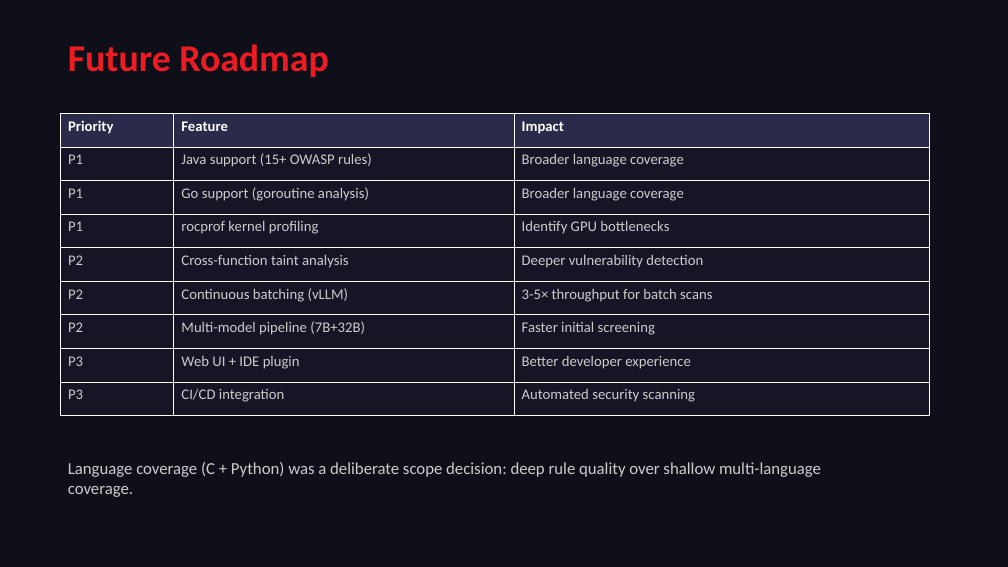
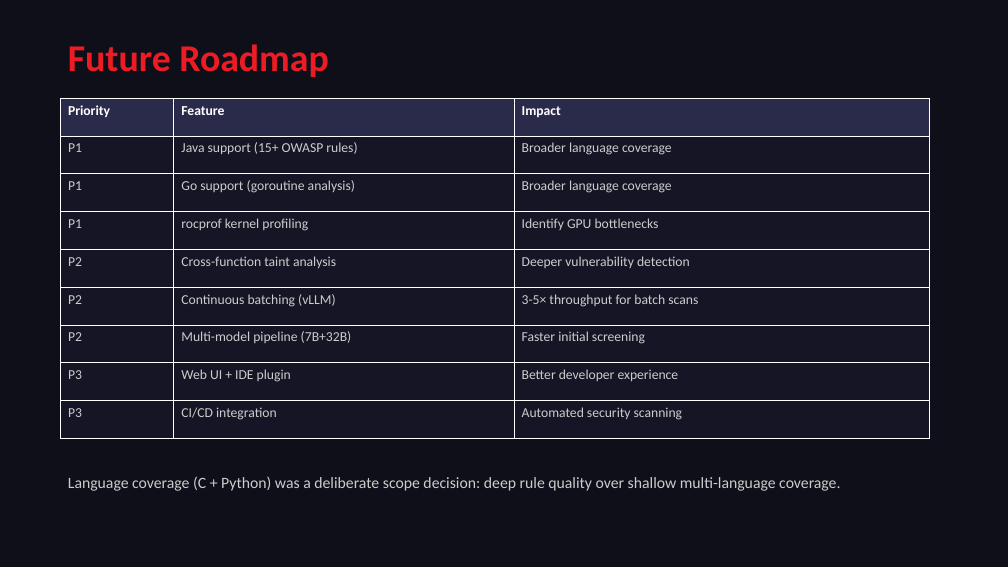
Before and after one commit to a9320/Radeon-hackathon-2026-07, a slide deck: slide 12 of docs/CodeRisk_Agent_Presentation.pptx (slide 8 before the commit). Drawn at 1008x567 pixels with LibreOffice and Linux fonts; fonts in the diff are those of the drawing. Boxes give left, top, right and bottom in pixels: in the first picture for what was removed or moved away, otherwise in the second. Text is boxed around its words. In the diff, an @@ line names an element or a change of style, - is before the commit and + after.

```diff
--- a/docs/CodeRisk_Agent_Presentation.pptx
+++ b/docs/CodeRisk_Agent_Presentation.pptx
@@ table at [60, 98, 930, 439] @@
@@ size 14 to 13 pt @@
@@ table: place and size @@
-table at [60, 113, 930, 416]
+table at [60, 98, 930, 439]
@@ text "Language coverage (C + Python) ...": place and size @@
-text "Language coverage (C + Python) ..." at [68, 462, 821, 497]
+text "Language coverage (C + Python) ..." at [68, 476, 840, 491]
@@ text "Language coverage (C + Python) ..." at [68, 476, 840, 491]: size 16 to 15 pt @@
```
Also in this commit, not shown: 6 other slides changed, 7 slides added, 2 slides removed.
